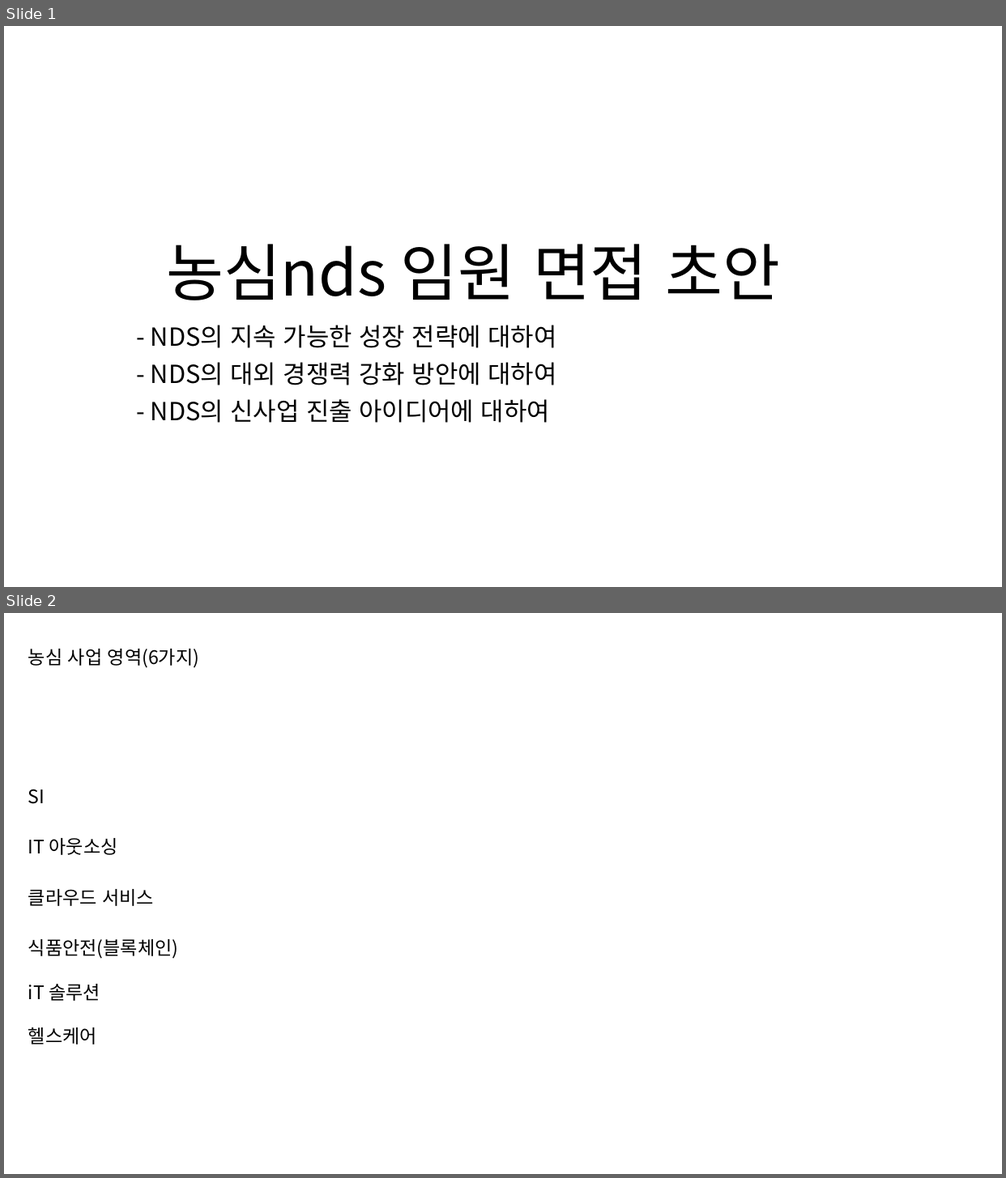
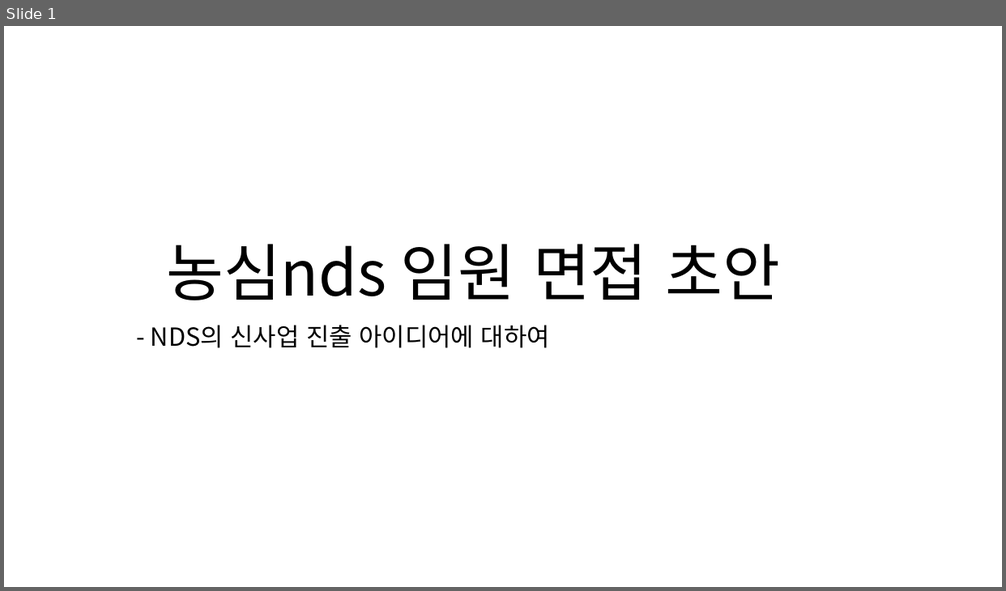
Before and after one commit to zdlghtjdz/codingtest, a slide deck: 공채관련_자료/농심 NDS/임원면접 초안.pptx. Shown one above the other, each under a label of ours: slides 1 and 2 before the commit, slide 1 after it. The pictures are 1006x1178 and 1006x591 pixels, drawn with LibreOffice and Linux fonts; fonts in the diff are those of the drawing. Boxes give left, top, right and bottom in pixels: in the first picture for what was removed or moved away, otherwise in the second. Text is boxed around its words. In the diff, an @@ line names an element or a change of style, - is before the commit and + after.

```diff
--- a/공채관련_자료/농심 NDS/임원면접 초안.pptx
+++ b/공채관련_자료/농심 NDS/임원면접 초안.pptx
@@ slide 2 removed at <box>4,613,1002,1174</box>, background #FFFFFF @@
@@ text removed at <box>28,649,199,668</box> @@
-농심 사업 영역(6가지)
@@ text removed at <box>28,789,45,804</box> @@
-SI
@@ text removed at <box>28,838,118,855</box> @@
-IT 아웃소싱
@@ text removed at <box>28,889,154,906</box> @@
-클라우드 서비스
@@ text removed at <box>28,939,179,959</box> @@
-식품안전(블록체인)
@@ text removed at <box>28,984,100,1001</box> @@
-iT 솔루션
@@ text removed at <box>28,1028,97,1045</box> @@
-헬스케어
@@ slide 1 changed as well @@
@@ subtitle at <box>151,325,557,386</box>: paragraphs removed @@
-- NDS의 지속 가능한 성장 전략에 대하여
-- NDS의 대외 경쟁력 강화 방안에 대하여
```
Also in this commit, not shown: 3 slides added, 3 other files.
